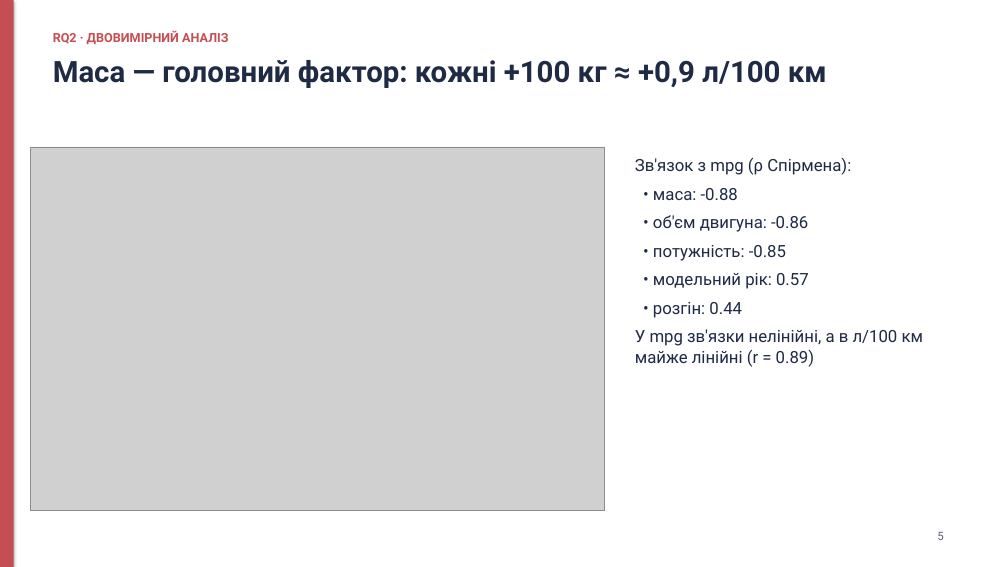
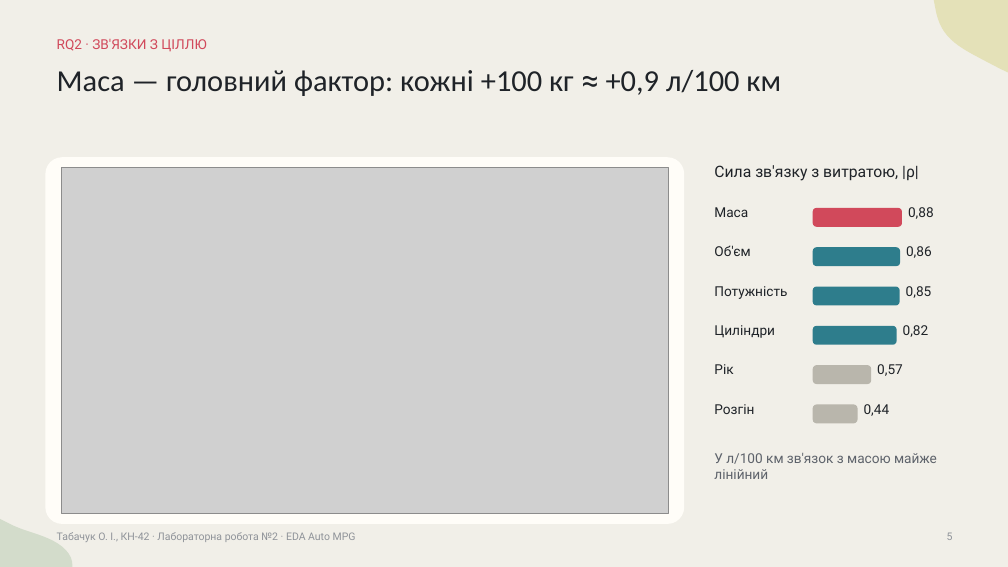
Before and after one commit to Cut1e1337/Lab02_Tabachuk_Oleksandr, a slide deck: slide 5 of reports/Presentation.pptx. Drawn at 1008x567 pixels with LibreOffice and Linux fonts; fonts in the diff are those of the drawing; grey boxes stand for pictures. Boxes give left, top, right and bottom in pixels: in the first picture for what was removed or moved away, otherwise in the second. Text is boxed around its words. In the diff, an @@ line names an element or a change of style, - is before the commit and + after.

```diff
--- a/reports/Presentation.pptx
+++ b/reports/Presentation.pptx
@@ background #FFFFFF to #F1EFE8 @@
@@ rectangle removed at box(0, 0, 14, 567) @@
@@ freeform shape added at box(907, 0, 1008, 82), fill #E4E1B8 @@
@@ text at box(57, 39, 206, 51): text changed; size 12 to 13 pt; text colour #C44E52 to #D1495B; bold off @@
-RQ2 · ДВОВИМІРНИЙ АНАЛІЗ
+RQ2 · ЗВ'ЯЗКИ З ЦІЛЛЮ
@@ text "Маса — головний фактор: кожні ...": place and size @@
-text "Маса — головний фактор: кожні ..." at box(53, 60, 827, 88)
+text "Маса — головний фактор: кожні ..." at box(57, 70, 781, 96)
@@ text "Маса — головний фактор: кожні ..." at box(57, 70, 781, 96): size 28 to 29 pt, font Roboto to Calibri, text colour #1F2A44 to #1F2328, bold off; line spacing 1 to 34.2pt; less space between paragraphs @@
@@ rounded rectangle added at box(45, 157, 684, 524), fill #FFFDF8 @@
@@ picture: place and size @@
-picture at box(30, 147, 605, 510)
+picture at box(61, 168, 669, 513)
@@ text removed at box(635, 157, 923, 367) @@
-Зв'язок з mpg (ρ Спірмена):
-• маса: -0.88
-• об'єм двигуна: -0.86
-• потужність: -0.85
-• модельний рік: 0.57
-• розгін: 0.44
-У mpg зв'язки нелінійні, а в л/100 км майже лінійні (r = 0.89)
@@ text added at box(714, 165, 919, 181), 15 pt, text #1F2328 @@
+Сила зв'язку з витратою, |ρ|
@@ text added at box(714, 207, 748, 217), 13 pt, text #1F2328 @@
+Маса
@@ rounded rectangle added at box(813, 208, 902, 227), fill #D1495B @@
@@ text added at box(908, 207, 934, 219), 13 pt, text #1F2328 @@
+0,88
@@ text added at box(714, 245, 750, 256), 13 pt, text #1F2328 @@
+Об'єм
@@ rounded rectangle added at box(813, 247, 901, 266), fill #2E7D8C @@
@@ text added at box(906, 246, 932, 258), 13 pt, text #1F2328 @@
+0,86
@@ text added at box(714, 286, 787, 299), 13 pt, text #1F2328 @@
+Потужність
@@ rounded rectangle added at box(813, 287, 900, 306), fill #2E7D8C @@
@@ text added at box(906, 286, 932, 298), 13 pt, text #1F2328 @@
+0,85
@@ text added at box(714, 325, 775, 338), 13 pt, text #1F2328 @@
+Циліндри
@@ rounded rectangle added at box(813, 326, 897, 345), fill #2E7D8C @@
@@ text added at box(903, 325, 929, 337), 13 pt, text #1F2328 @@
+0,82
@@ text added at box(714, 364, 733, 374), 13 pt, text #1F2328 @@
+Рік
@@ rounded rectangle added at box(813, 365, 871, 384), fill #B9B6AC @@
@@ text added at box(877, 364, 903, 376), 13 pt, text #1F2328 @@
+0,57
@@ text added at box(714, 404, 754, 414), 13 pt, text #1F2328 @@
+Розгін
@@ rounded rectangle added at box(813, 405, 858, 423), fill #B9B6AC @@
@@ text added at box(864, 404, 890, 416), 13 pt, text #1F2328 @@
+0,44
@@ text added at box(714, 453, 937, 479), 13 pt, text #5E636B @@
+У л/100 км зв'язок з масою майже
+лінійний
@@ freeform shape added at box(0, 509, 73, 567), fill #D3DCCB @@
@@ text added at box(57, 532, 356, 542), 10 pt, text #8F9399 @@
+Табачук О. І., КН-42 · Лабораторна робота №2 · EDA Auto MPG
@@ text "5": place and size @@
-text "5" at box(937, 532, 943, 540)
+text "5" at box(947, 532, 953, 540)
@@ text "5" at box(947, 532, 953, 540): size 11 to 10 pt, text colour #5F6673 to #8F9399; alignment left to right; line spacing 1 to 11.8pt; less space between paragraphs @@
```
Also in this commit, not shown: 3 other slides changed, 7 slides added, 7 slides removed, 13 other files.
